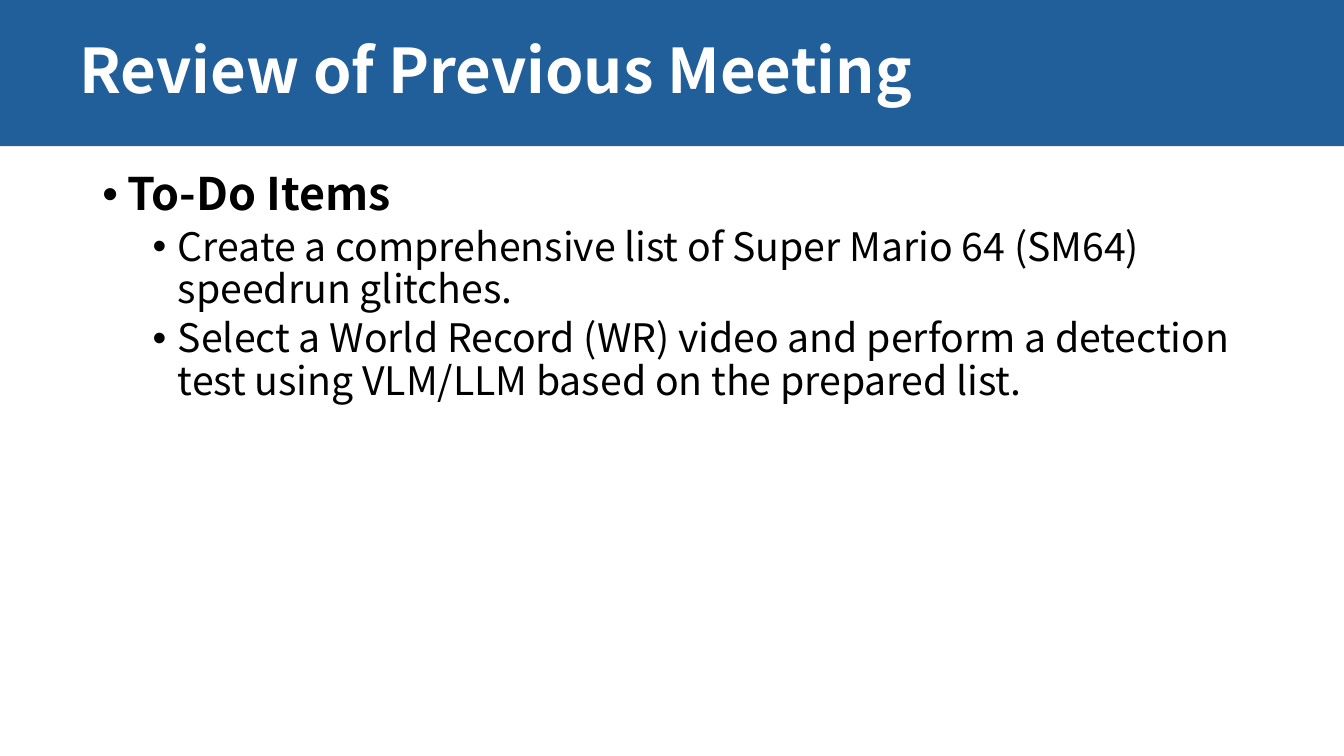
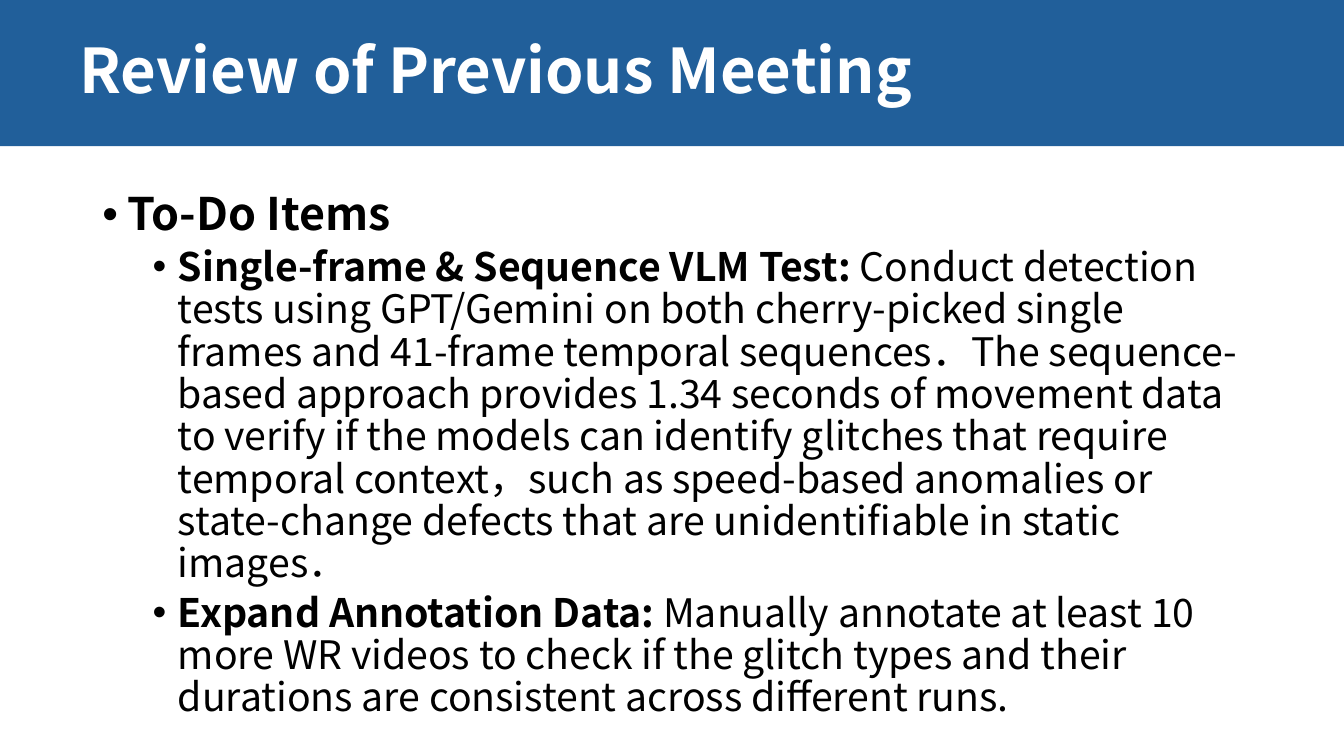
Before and after one commit to posl/uenaka_game_bug, a slide deck: slide 1 of M2/Cor-Paul_mtg/3_2026_5_1/slide.pptx. Drawn at 1344x756 pixels with LibreOffice and Linux fonts; fonts in the diff are those of the drawing. Boxes give left, top, right and bottom in pixels: in the first picture for what was removed or moved away, otherwise in the second. Text is boxed around its words. In the diff, an @@ line names an element or a change of style, - is before the commit and + after.

```diff
--- a/M2/Cor-Paul_mtg/3_2026_5_1/slide.pptx
+++ b/M2/Cor-Paul_mtg/3_2026_5_1/slide.pptx
@@ text "To-Do Items": place and size @@
-text "To-Do Items" at <box>128,176,1229,405</box>
+text "To-Do Items" at <box>128,196,1237,712</box>
@@ text at <box>178,249,1237,712</box>: text changed @@
-  • Create a comprehensive list of Super Mario 64 (SM64) speedrun glitches.
-  • Select a World Record (WR) video and perform a detection test using VLM/LLM based on the prepared list.
+  • Single-frame & Sequence VLM Test: Conduct detection tests using GPT/Gemini on both cherry-picked single frames and 41-frame temporal sequences．The sequence-based approach provides 1.34 seconds of movement data to verify if the models can identify glitches that require temporal context，such as speed-based anomalies or state-change defects that are unidentifiable in static images．
+  • Expand Annotation Data: Manually annotate at least 10 more WR videos to check if the glitch types and their durations are consistent across different runs.
```
Also in this commit, not shown: 8 slides added, 5 slides removed, 13 other files.
